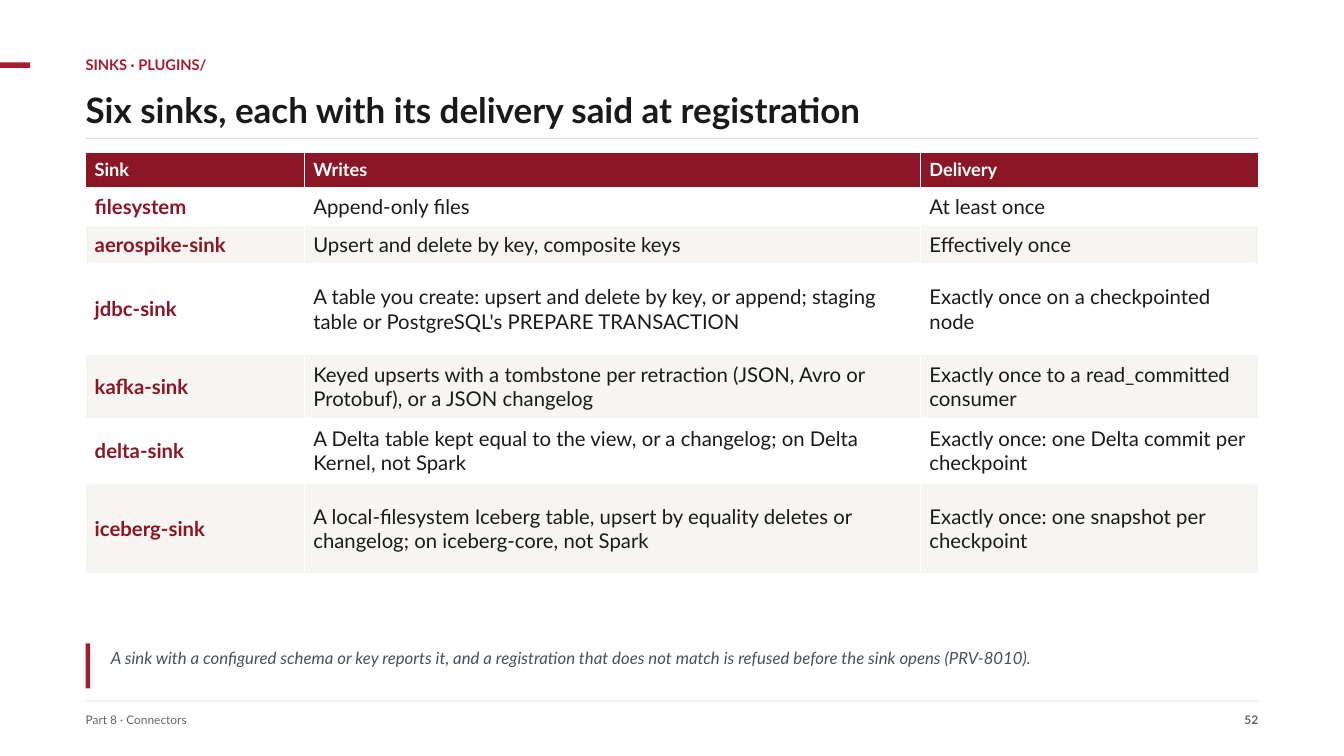
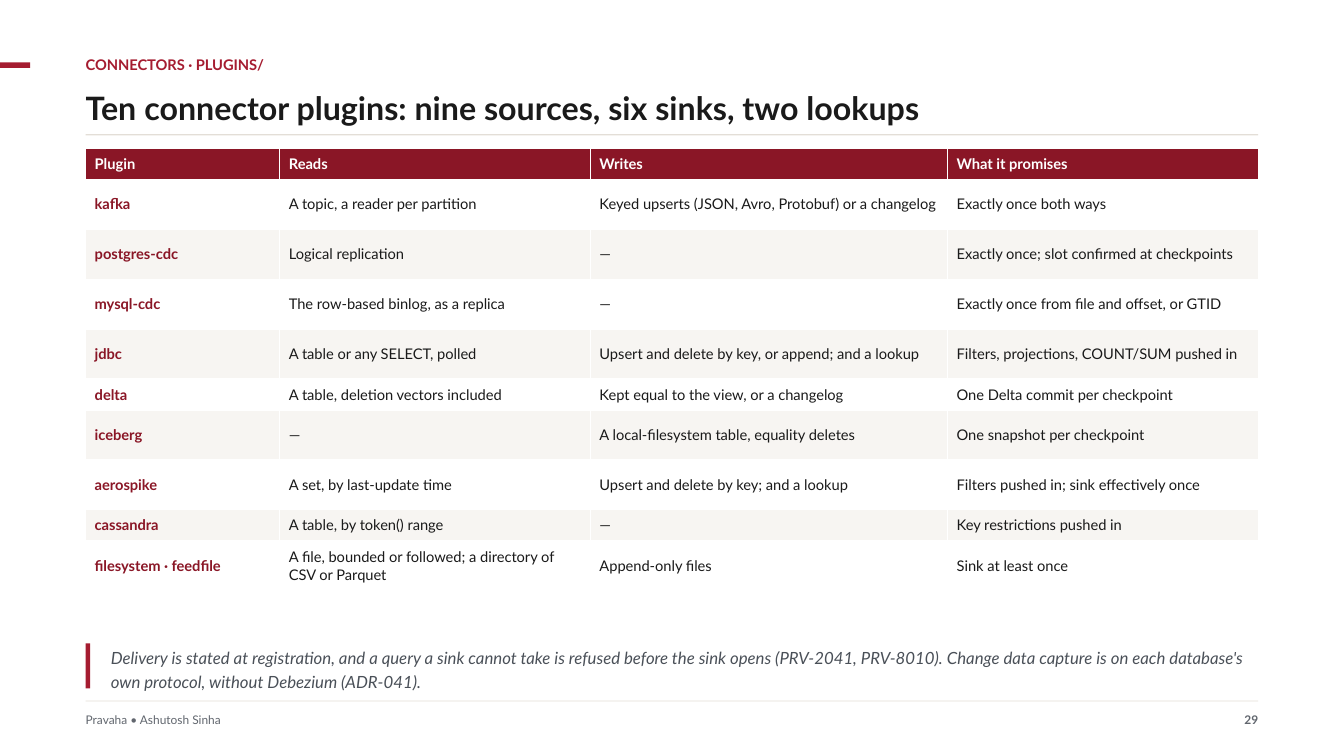
Before and after one commit to ajsinha/pravaha, a slide deck: slide 29 of docs/publications/Pravaha-Continuous-SQL-Engine-Design-and-Evidence.pptx (slide 52 before the commit). Drawn at 1344x756 pixels with LibreOffice and Linux fonts; fonts in the diff are those of the drawing. Boxes give left, top, right and bottom in pixels: in the first picture for what was removed or moved away, otherwise in the second. Text is boxed around its words. In the diff, an @@ line names an element or a change of style, - is before the commit and + after.

```diff
--- a/docs/publications/Pravaha-Continuous-SQL-Engine-Design-and-Evidence.pptx
+++ b/docs/publications/Pravaha-Continuous-SQL-Engine-Design-and-Evidence.pptx
@@ text at bbox=[86, 59, 264, 71]: text changed @@
-SINKS · PLUGINS/
+CONNECTORS · PLUGINS/
@@ text at bbox=[86, 96, 919, 126]: text changed; size 25 to 23 pt @@
-Six sinks, each with its delivery said at registration
+Ten connector plugins: nine sources, six sinks, two lookups
@@ rectangle: place and size @@
-rectangle at bbox=[86, 138, 1258, 139]
+rectangle at bbox=[86, 134, 1258, 135]
@@ table at bbox=[86, 148, 1258, 591] @@
-Sink | Writes | Delivery
-filesystem | Append-only files | At least once
-aerospike-sink | Upsert and delete by key, composite keys | Effectively once
-jdbc-sink | A table you create: upsert and delete by key, or append; staging table or PostgreSQL's PREPARE TRANSACTION | Exactly once on a checkpointed node
-kafka-sink | Keyed upserts with a tombstone per retraction (JSON, Avro or Protobuf), or a JSON changelog | Exactly once to a read_committed consumer
-delta-sink | A Delta table kept equal to the view, or a changelog; on Delta Kernel, not Spark | Exactly once: one Delta commit per checkpoint
-iceberg-sink | A local-filesystem Iceberg table, upsert by equality deletes or changelog; on iceberg-core, not Spark | Exactly once: one snapshot per checkpoint
+Plugin | Reads | Writes | What it promises
+kafka | A topic, a reader per partition | Keyed upserts (JSON, Avro, Protobuf) or a changelog | Exactly once both ways
+postgres-cdc | Logical replication | — | Exactly once; slot confirmed at checkpoints
+mysql-cdc | The row-based binlog, as a replica | — | Exactly once from file and offset, or GTID
+jdbc | A table or any SELECT, polled | Upsert and delete by key, or append; and a lookup | Filters, projections, COUNT/SUM pushed in
+delta | A table, deletion vectors included | Kept equal to the view, or a changelog | One Delta commit per checkpoint
+iceberg | — | A local-filesystem table, equality deletes | One snapshot per checkpoint
+aerospike | A set, by last-update time | Upsert and delete by key; and a lookup | Filters pushed in; sink effectively once
+cassandra | A table, by token() range | — | Key restrictions pushed in
+filesystem · feedfile | A file, bounded or followed; a directory of CSV or Parquet | Append-only files | Sink at least once
@@ table: place and size @@
-table at bbox=[86, 152, 1258, 575]
+table at bbox=[86, 148, 1258, 591]
@@ text at bbox=[111, 651, 1242, 691]: text changed @@
-A sink with a configured schema or key reports it, and a registration that does not match is refused before the sink opens (PRV-8010).
+Delivery is stated at registration, and a query a sink cannot take is refused before the sink opens (PRV-2041, PRV-8010). Change data capture is on each database's own protocol, without Debezium (ADR-041).
@@ text at bbox=[86, 715, 220, 724]: text changed @@
-Part 8 · Connectors
+Pravaha • Ashutosh Sinha
@@ text at bbox=[1244, 715, 1258, 724]: text changed @@
-52
+29
```
Also in this commit, not shown: 17 other slides changed, 38 slides added, 81 slides removed, 11 other files.
